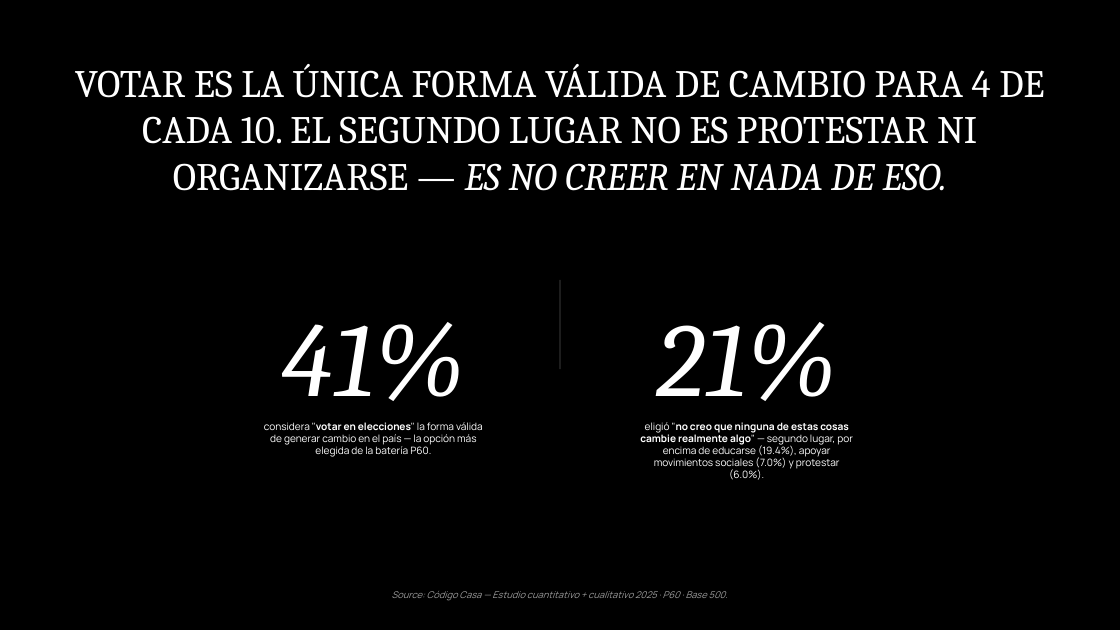
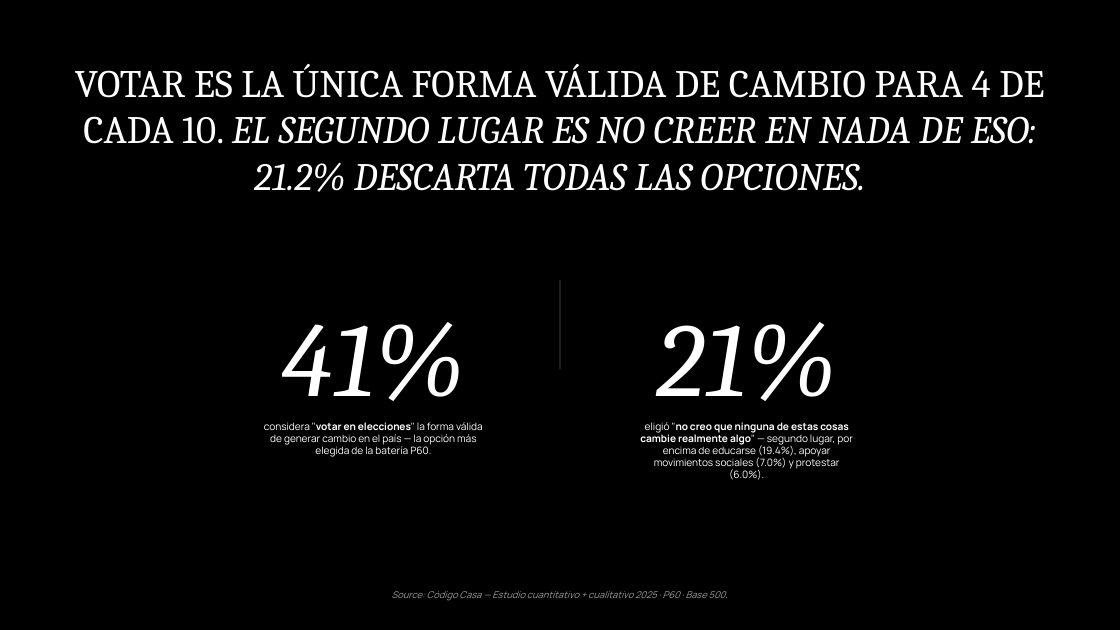
Before and after one commit to jeremyninja/c-digocasa-cerebro, a slide deck: slide 13 of Agentes Hallazgos/opiniones-politicas-deck-flat.pptx. Drawn at 1120x630 pixels with LibreOffice and Linux fonts; fonts in the diff are those of the drawing. Boxes give left, top, right and bottom in pixels: in the first picture for what was removed or moved away, otherwise in the second. Text is boxed around its words. In the diff, an @@ line names an element or a change of style, - is before the commit and + after.

```diff
--- a/Agentes Hallazgos/opiniones-politicas-deck-flat.pptx
+++ b/Agentes Hallazgos/opiniones-politicas-deck-flat.pptx
@@ text at box(75, 64, 1044, 192): text changed; italic on @@
-VOTAR ES LA ÚNICA FORMA VÁLIDA DE CAMBIO PARA 4 DE CADA 10. EL SEGUNDO LUGAR NO ES PROTESTAR NI ORGANIZARSE — ES NO CREER EN NADA DE ESO.
+VOTAR ES LA ÚNICA FORMA VÁLIDA DE CAMBIO PARA 4 DE CADA 10. EL SEGUNDO LUGAR ES NO CREER EN NADA DE ESO: 21.2% DESCARTA TODAS LAS OPCIONES.
```
Also in this commit, not shown: 8 other slides changed, 17 other files.
